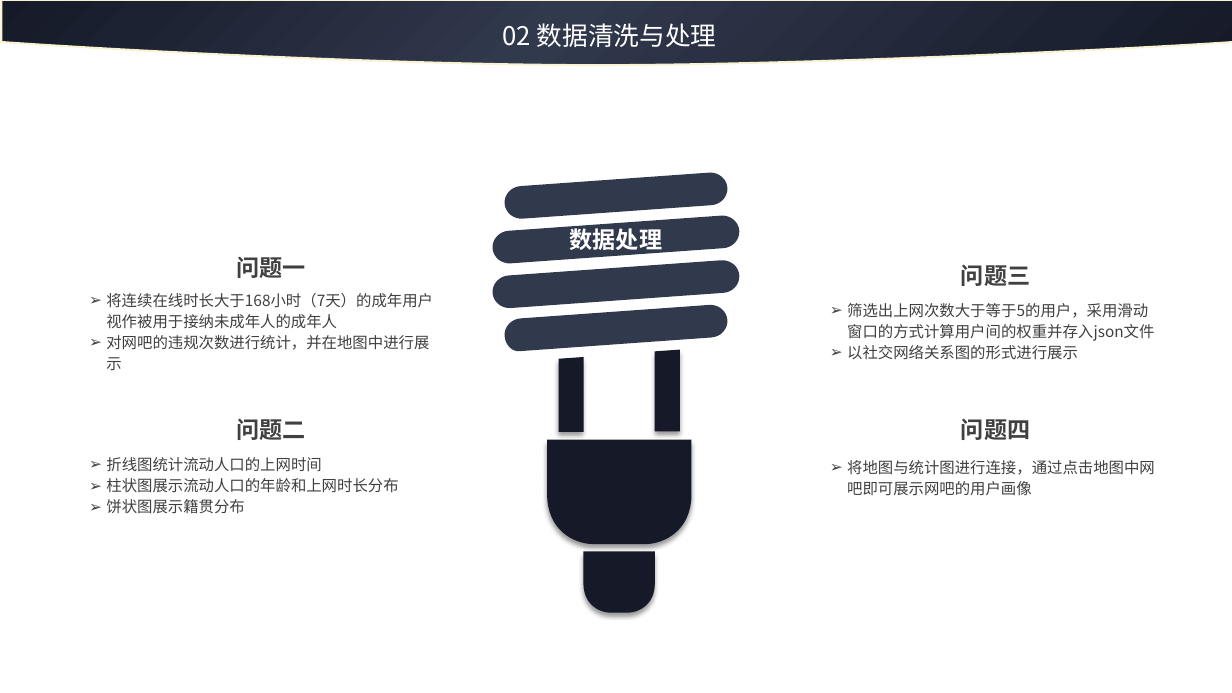
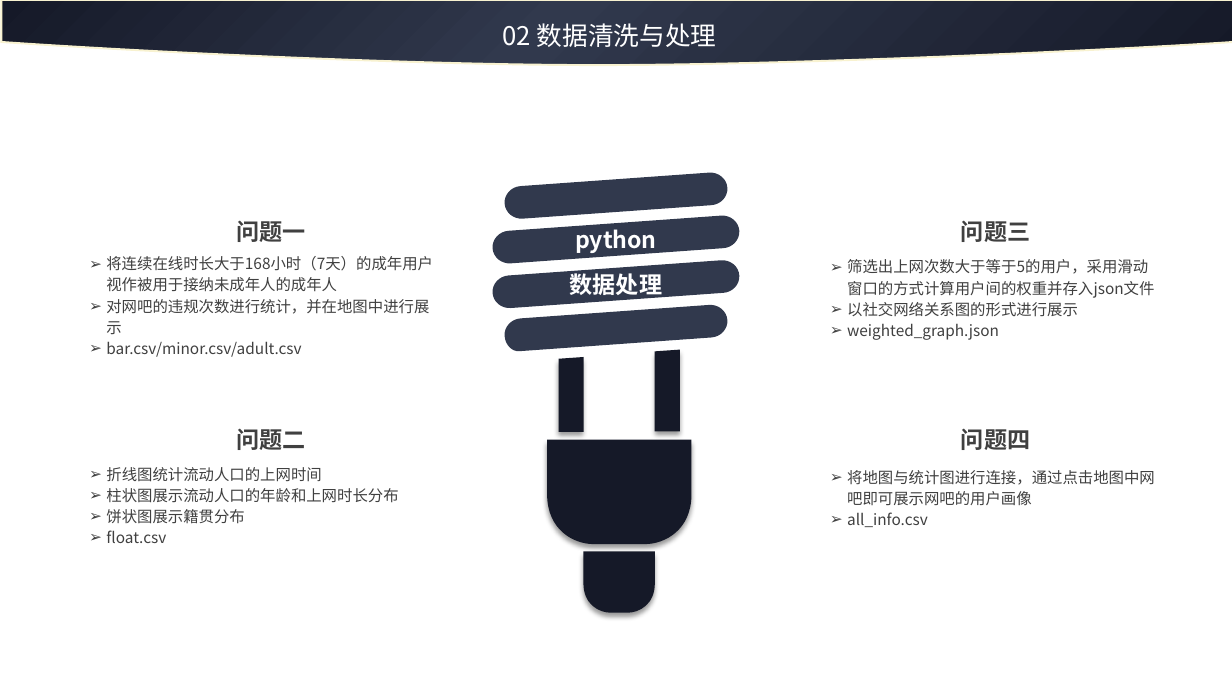
Before and after one commit to Dasher-mango/Visualization-Final-Project, a slide deck: slide 8 of others/ppt.pptx. Drawn at 1232x693 pixels with LibreOffice and Linux fonts; fonts in the diff are those of the drawing. Boxes give left, top, right and bottom in pixels: in the first picture for what was removed or moved away, otherwise in the second. Text is boxed around its words. In the diff, an @@ line names an element or a change of style, - is before the commit and + after.

```diff
--- a/others/ppt.pptx
+++ b/others/ppt.pptx
@@ text "问题一": place and size @@
-text "问题一" at box(237, 256, 306, 278)
+text "问题一" at box(237, 220, 306, 242)
@@ freeform shape added at box(493, 215, 739, 263), fill #31394D, 18 pt, text #FFFFFF, bold @@
+python
@@ text "问题三": place and size @@
-text "问题三" at box(961, 264, 1030, 286)
+text "问题三" at box(961, 220, 1030, 242)
@@ text "将连续在线时长大于168小时（7天）的成年用户视作被用于接纳未成年人的成年人": place and size @@
-text "将连续在线时长大于168小时（7天）的成年用户视作被用于接纳未成年人的成年人" at box(106, 293, 433, 370)
+text "将连续在线时长大于168小时（7天）的成年用户视作被用于接纳未成年人的成年人" at box(106, 256, 433, 357)
@@ freeform shape "数据处理": place and size @@
-freeform shape "数据处理" at box(493, 215, 739, 263)
+freeform shape "数据处理" at box(493, 261, 739, 309)
@@ freeform shape removed at box(493, 261, 739, 309) @@
@@ text "筛选出上网次数大于等于5的用户，采用滑动窗口的方式计算用户间的权重并存入json文件": place and size @@
-text "筛选出上网次数大于等于5的用户，采用滑动窗口的方式计算用户间的权重并存入json文件" at box(847, 303, 1154, 360)
+text "筛选出上网次数大于等于5的用户，采用滑动窗口的方式计算用户间的权重并存入json文件" at box(847, 259, 1154, 340)
@@ text at box(847, 323, 999, 340): paragraph added @@
+➢ weighted_graph.json
@@ text at box(106, 341, 301, 357): paragraph added @@
+➢ bar.csv/minor.csv/adult.csv
@@ text "问题二": place and size @@
-text "问题二" at box(237, 418, 306, 440)
+text "问题二" at box(237, 428, 306, 450)
@@ text "问题四": place and size @@
-text "问题四" at box(961, 419, 1030, 440)
+text "问题四" at box(961, 429, 1030, 450)
@@ text "折线图统计流动人口的上网时间": place and size @@
-text "折线图统计流动人口的上网时间" at box(106, 457, 398, 514)
+text "折线图统计流动人口的上网时间" at box(106, 467, 398, 543)
@@ text "将地图与统计图进行连接，通过点击地图中网吧即可展示网吧的用户画像": place and size @@
-text "将地图与统计图进行连接，通过点击地图中网吧即可展示网吧的用户画像" at box(847, 460, 1155, 495)
+text "将地图与统计图进行连接，通过点击地图中网吧即可展示网吧的用户画像" at box(847, 470, 1155, 527)
@@ text at box(106, 530, 166, 543): paragraph added @@
+➢ float.csv
@@ text at box(847, 512, 928, 527): paragraph added @@
+➢ all_info.csv
```
Also in this commit, not shown: 2 other files.
